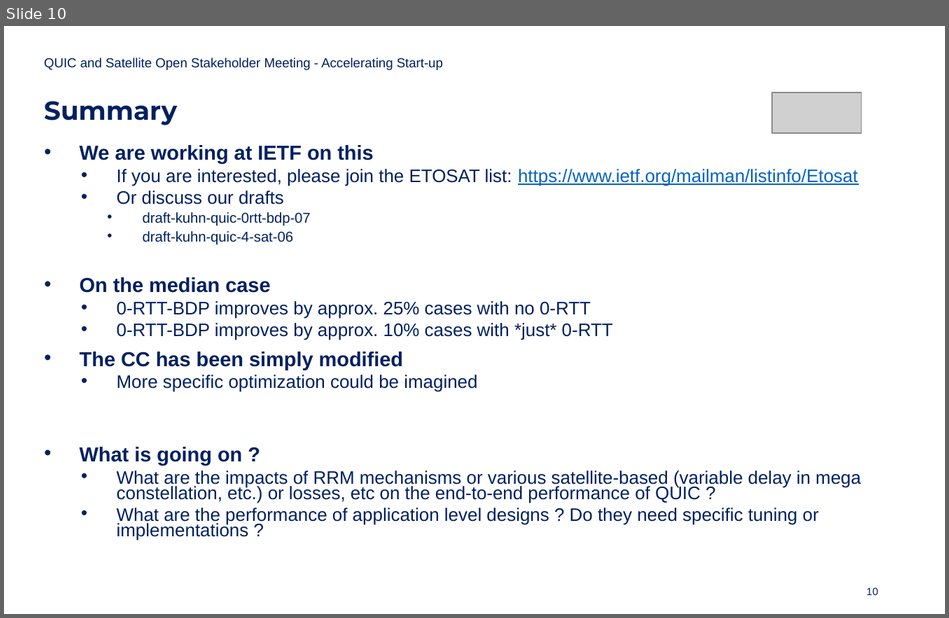
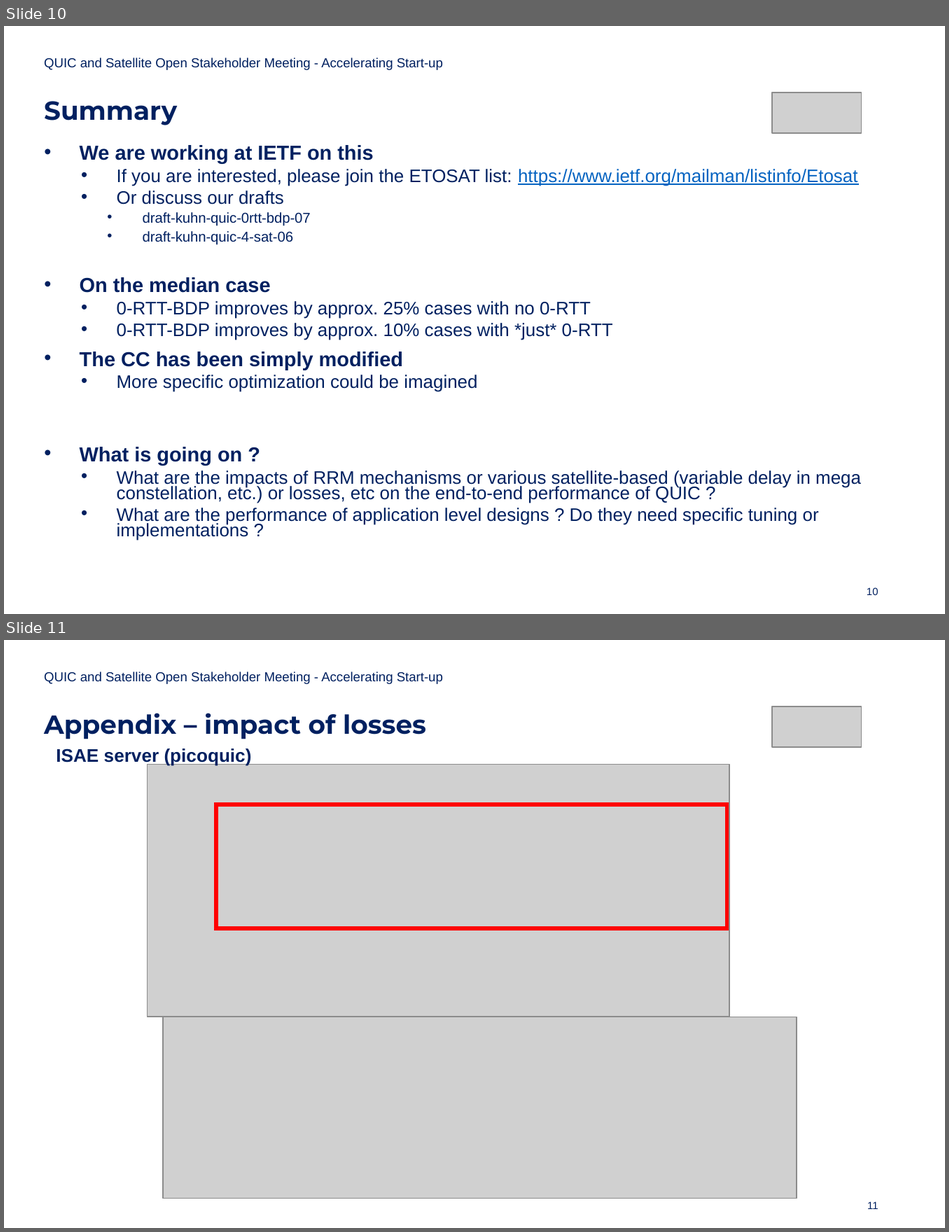
Before and after one commit to uoaerg/quicsatellite2020, a slide deck: QUIC_and_Satellite_Open_Stakeholder_Meeting_Accelerating_Start-up_v2.pptx. Shown one above the other, each under a label of ours: slide 10 before the commit, slides 10 and 11 after it. The pictures are 949x618 and 949x1232 pixels, drawn with LibreOffice and Linux fonts; fonts in the diff are those of the drawing; grey boxes stand for pictures; background and template pictures are left out. Boxes give left, top, right and bottom in pixels: in the first picture for what was removed or moved away, otherwise in the second. Text is boxed around its words. In the diff, an @@ line names an element or a change of style, - is before the commit and + after.

```diff
--- a/QUIC_and_Satellite_Open_Stakeholder_Meeting_Accelerating_Start-up_v2.pptx
+++ b/QUIC_and_Satellite_Open_Stakeholder_Meeting_Accelerating_Start-up_v2.pptx
@@ slide 11 added at (4, 640, 945, 1228), background picture (left out) @@
@@ subtitle added at (44, 671, 443, 684), 10 pt, text #002060 @@
+QUIC and Satellite Open Stakeholder Meeting - Accelerating Start-up
@@ title added at (44, 713, 426, 739), 20 pt, text #002060, bold @@
+Appendix – impact of losses
@@ picture added at (772, 706, 861, 747) @@
@@ text added at (56, 748, 252, 766), 14 pt, text #002060, bold @@
+ISAE server (picoquic)
@@ picture added at (147, 764, 729, 1017) @@
@@ rectangle added at (215, 804, 726, 929), outline #FF0000 3 pt @@
@@ picture added at (163, 1017, 796, 1198) @@
@@ page number added at (867, 1201, 878, 1209), 8 pt, text #002060 @@
+11
```
Also in this commit, not shown: 2 other slides added, 1 other file.
